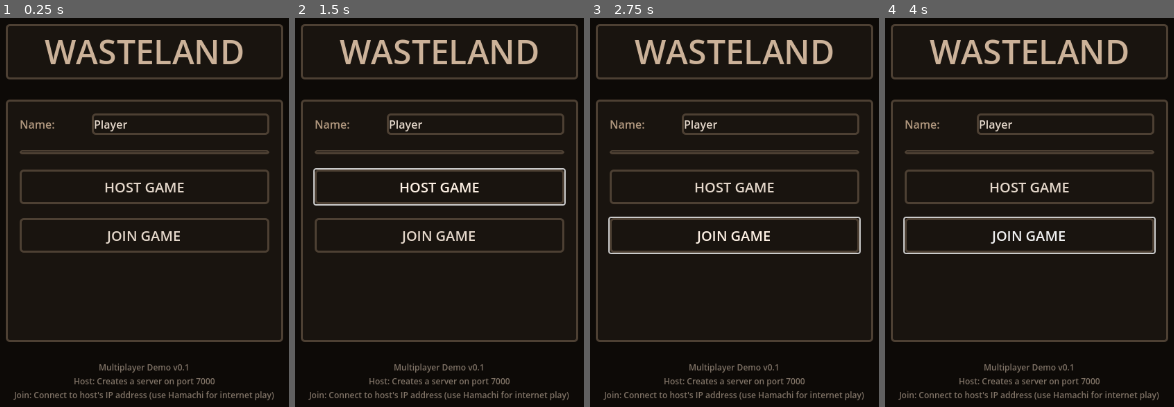
Above: before the commit, frames 1-4 (left to right).
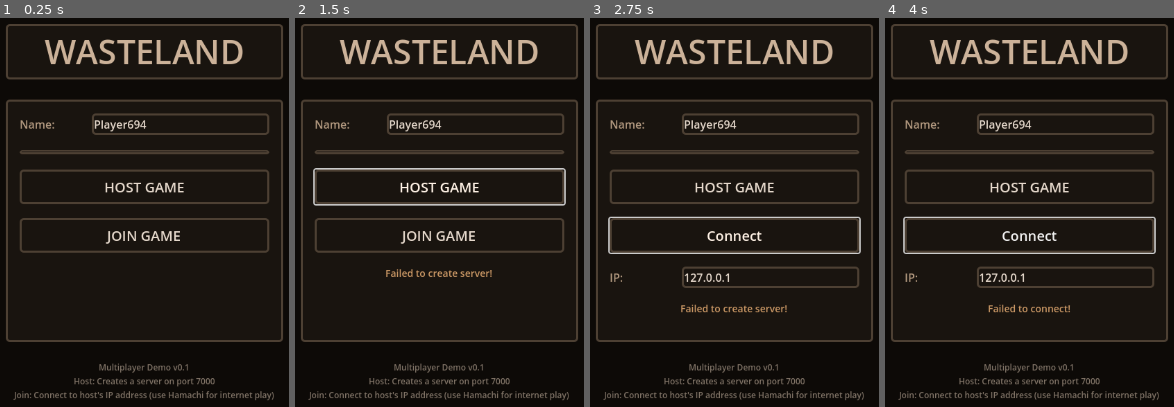
Above: after the commit, the same moments.

Repository: crimes86/godot-combat-game
Game: Godot game, scene res://scenes/ui/MainMenu.tscn
Two runs of this game, one before a commit and one after it. Both use one fixed random seed, a clock stepped at 60 frames per second and the inputs below. Sound files missing from this copy of the repository are replaced by a short silence.
Inputs (mouse positions are in pixels of both pictures, inside the frame that each line leads up to):
- Up to frame 1 (0.25 s): no input
- Up to frame 2 (1.5 s): tap Enter at 0.5 s; move the mouse to (outside the picture) at 0.52 s; hold D (move_right) 0.53-1.25 s; hold F 0.53-1.25 s; click (outside the picture) at 0.67 s; click "HOST GAME" at 1.25 s
- Up to frame 3 (2.75 s): click "JOIN GAME" at 2 s
- Up to frame 4 (4 s): click "JOIN GAME" (after the commit: "Connect") at 2.75 s; drag from (outside the picture) to (989, 294) at 3.52 s

The runs differ from the first frame. In frame 1, less than 0.1% of the frame differs, in the area x 44-51%, y 26-29%; in frame 2, 0.5%; in frame 3, 1.8%, in the area x 6-94%, y 26-76%; in frame 4, 1.7%.
Error before the commit: Invalid assignment of property or key 'text' with value of type 'String' on a base object of type 'null instance'. (res://scripts/ui/MainMenu.gd:13)

Commit message:
Fix MainMenu node path errors
- Corrected node paths to match scene structure (MenuPanel/VBoxContainer)
- Added null checks for safety
- Added process_frame wait to ensure nodes are ready

Diff:
--- a/scripts/enemies/Enemy.gd
+++ b/scripts/enemies/Enemy.gd
@@ -376,7 +376,9 @@
 		level_label.add_theme_color_override("font_color", Color.WHITE)  # Default white
 		level_label.add_theme_color_override("font_outline_color", Color.BLACK)
 		level_label.add_theme_constant_override("outline_size", 2)
-		level_label.position = Vector2(-15, -55)  # Moved higher to be above health bar
+		level_label.horizontal_alignment = HORIZONTAL_ALIGNMENT_CENTER  # Center the text
+		level_label.position = Vector2(-50, -55)  # Centered above health bar (100px wide label)
+		level_label.custom_minimum_size = Vector2(100, 0)  # Set label width for centering
 		level_label.z_index = 500
 		level_label.visible = false  # Start hidden, show when player is within 800px
 		add_child(level_label)
@@ -744,9 +746,9 @@
 
 				# Stack level label above healthbar when both are visible
 				if show_healthbar:
-					level_label.position = Vector2(-15, -70)  # Push up to sit above healthbar
+					level_label.position = Vector2(-50, -62)  # Push up to sit above healthbar with small gap
 				else:
-					level_label.position = Vector2(-15, -55)  # Normal position when alone
+					level_label.position = Vector2(-50, -55)  # Normal position when alone
 
 			# Update healthbar visibility
 			if health_bar:
--- a/scripts/enemies/EnemyAI.gd
+++ b/scripts/enemies/EnemyAI.gd
@@ -62,6 +62,7 @@
 # Patrol state
 var spawn_position: Vector2 = Vector2.ZERO
 var original_spawn_position: Vector2 = Vector2.ZERO  # True spawn point (never changes)
+var spawn_chunk: String = ""  # Chunk where enemy spawned (for chunk-based leashing)
 var patrol_target: Vector2 = Vector2.ZERO
 var is_paused: bool = false
 var pause_timer: float = 0.0
@@ -70,6 +71,8 @@
 var is_in_combat: bool = false  # CRITICAL: Only true after player attacks
 var attack_timer: float = 0.0
 var retreat_direction: Vector2 = Vector2.ZERO
+var leash_cooldown_timer: float = 0.0  # Prevent immediate re-aggro after leashing
+const LEASH_COOLDOWN_DURATION: float = 3.0  # 3 second cooldown after leashing
 
 # REMOVED: Deterred state variables - players can now fight at campfire with healing
 
@@ -134,6 +137,7 @@
 	# Store spawn position for patrol
 	spawn_position = enemy.global_position
 	original_spawn_position = enemy.global_position  # Save the TRUE spawn point
+	spawn_chunk = get_chunk_key(enemy.global_position)  # Save spawn chunk for leashing
 	last_position = enemy.global_position  # Initialize stuck detection
 
 	# Connect to damage signal to detect player attacks
@@ -172,6 +176,7 @@
 	# Update timers
 	state_timer += delta
 	attack_timer = max(0, attack_timer - delta)
+	leash_cooldown_timer = max(0, leash_cooldown_timer - delta)
 	ai_update_timer += delta
 
 	# Cache player reference (look up once, reuse for 1 second)
@@ -361,8 +366,8 @@
 		change_state(State.COMBAT)
 		return
 
-	# Check for player in aggro range (auto-aggro)
-	if player and is_instance_valid(player):
+	# Check for player in aggro range (auto-aggro) - but only if not on leash cooldown
+	if player and is_instance_valid(player) and leash_cooldown_timer <= 0:
 		var distance_to_player = enemy.global_position.distance_to(player.global_position)
 		if distance_to_player <= aggro_range:
 			# AGGRO!
@@ -413,10 +418,10 @@
 		disengage()
 		return
 
-	# Check leashing - if too far from spawn, return home
-	var distance_from_spawn = enemy.global_position.distance_to(spawn_position)
-	if distance_from_spawn > leash_distance:
-		print("🏠 %s: Leashed (%.0fpx from spawn)" % [enemy.name, distance_from_spawn])
+	# Check chunk-based leashing - if player left spawn chunk, disengage
+	var player_chunk = get_chunk_key(player.global_position)
+	if player_chunk != spawn_chunk:
+		print("🏠 %s: Player left spawn chunk (spawn: %s, player: %s) - disengaging" % [enemy.name, spawn_chunk, player_chunk])
 		disengage()
 		return
 
@@ -771,6 +776,7 @@
 	"""Exit combat and return to patrol"""
 	print("🔄 %s: Disengaging, resetting health" % enemy.name)
 	is_in_combat = false
+	leash_cooldown_timer = LEASH_COOLDOWN_DURATION  # Prevent immediate re-aggro
 
 	# Regenerate health to full when resetting
 	if enemy.has_method("get") and enemy.has_method("set"):
@@ -848,6 +854,7 @@
 		return
 
 	is_in_combat = false
+	leash_cooldown_timer = LEASH_COOLDOWN_DURATION  # Prevent immediate re-aggro
 
 	# Regenerate health to full when resetting
 	if enemy.has_method("get") and enemy.has_method("set"):
@@ -1074,3 +1081,13 @@
 		var screen_center = viewport_size / 2
 		var relative_pos = (world_pos - camera_pos) * camera.zoom.x + screen_center
 		debug_label.position = relative_pos - debug_label.size / 2
+
+# ═══════════════════════════════════════════════════════════════════════════
+# CHUNK SYSTEM HELPERS
+# ═══════════════════════════════════════════════════════════════════════════
+
+func get_chunk_key(position: Vector2) -> String:
+	"""Get chunk key for a world position (matches ChunkBasedPropSystem)"""
+	const CHUNK_SIZE = 3000.0
+	var chunk_x = int(floor(position.x / CHUNK_SIZE))
+	return "%d,0" % chunk_x  # Y is always 0 (horizontal chunks only)
--- a/scripts/player/Player.gd
+++ b/scripts/player/Player.gd
@@ -444,8 +444,15 @@
 	if not character_sprite:
 		return
 
+	# Don't interrupt harvest animations
+	if character_sprite.has_method("is_harvest_active") and character_sprite.is_harvest_active():
+		return
+
 	# Don't interrupt attack animations
 	if character_sprite.animation and character_sprite.animation.begins_with("slash_") and character_sprite.is_playing():
+		# Debug output to see if this is working
+		if randf() < 0.05:  # Only print occasionally to avoid spam
+			print("   🛡️ Preserving slash animation: %s" % character_sprite.animation)
 		return
 
 	# Get direction (down/up/left/right from old system)
--- a/scripts/systems/Campfire.gd
+++ b/scripts/systems/Campfire.gd
@@ -16,8 +16,8 @@
 # Fuel system constants
 const MAX_WOOD: int = 50  # Max wood logs for healing buff
 const MAX_BONE_EMBERS: int = 100  # Max bone embers for crit buff
-const WOOD_BURN_RATE: float = 1.0 / 30.0  # 1 log per 30 seconds (50 logs = 25 min)
-const BONE_EMBER_BURN_RATE: float = 1.0 / 45.0  # 1 ember per 45 seconds (100 embers = 75 min)
+const WOOD_BURN_RATE: float = 1.0 / 3000.0  # 1 log per 3000 seconds (~50 min, 50 logs = ~41 hours)
+const BONE_EMBER_BURN_RATE: float = 1.0 / 4500.0  # 1 ember per 4500 seconds (~75 min, 100 embers = ~125 hours)
 var wood_decay_accumulator: float = 0.0
 var bone_ember_decay_accumulator: float = 0.0
 
--- a/scripts/systems/ChunkBasedPropSystem.gd
+++ b/scripts/systems/ChunkBasedPropSystem.gd
@@ -621,7 +621,7 @@
 	# Create container for rock + shadow
 	var rock_container = Node2D.new()
 	rock_container.global_position = pos
-	rock_container.z_index = -1
+	rock_container.z_index = -1  # Below player, above ground
 
 	# Random scale
 	var scale_var = rng.randf_range(scale_min, scale_max)
@@ -636,6 +636,7 @@
 	sprite.scale = Vector2(scale_var, scale_var)
 	sprite.modulate = Color(0.7, 0.7, 0.7, 1.0)
 	sprite.z_index = 0  # Above shadow
+
 	rock_container.add_child(sprite)
 
 	container.add_child(rock_container)
@@ -701,7 +702,7 @@
 	tree_node.position = pos
 	tree_node.collision_layer = 2  # Layer 2 for obstacles
 	tree_node.collision_mask = 0
-	tree_node.z_index = 1  # Above all ground layers (which are negative)
+	tree_node.z_index = 10  # Above all player layers (player max z=9)
 
 	# Determine tree size (small trees rare - only 10%)
 	var size_roll = rng.randf()
@@ -757,7 +758,7 @@
 	sprite.centered = true
 	sprite.scale = Vector2(tree_scale, tree_scale)
 	sprite.flip_h = tree_flipped
-	sprite.z_index = 1  # Above all ground layers
+	sprite.z_index = 10  # Above all player layers (player max z=9)
 
 	# Mix of brown dead trees and white birch healing trees (50/50 split)
 	var is_white_birch = rng.randf() < 0.5
@@ -765,10 +766,10 @@
 
 	if is_white_birch:
 		# White birch tint for magical healing trees
-		sprite.modulate = Color(color_variation * 1.1, color_variation * 1.15, color_variation * 1.2)  # Slight blue-white tint
+		sprite.modulate = Color(color_variation * 1.1, color_variation * 1.15, color_variation * 1.2, 1.0)
 	else:
 		# Brown tint for dead trees
-		sprite.modulate = Color(color_variation, color_variation * 0.7, color_variation * 0.5)
+		sprite.modulate = Color(color_variation, color_variation * 0.7, color_variation * 0.5, 1.0)
 
 	tree_node.add_child(sprite)
 
@@ -853,11 +854,16 @@
 	if not texture:
 		return
 
-	# Create rock node with Area2D for interaction
-	var rock_node = Node2D.new()
+	# Create HarvestableRock for mineable rocks
+	var HarvestableRockClass = preload("res://scripts/environment/HarvestableRock.gd")
+	var rock_node = HarvestableRockClass.new()
 	rock_node.name = "Rock_" + rock_id.replace(":", "_")
 	rock_node.global_position = pos
-	rock_node.z_index = -1
+	rock_node.z_index = -1  # Below player, above ground
+
+	# Set collision layers (layer 2 for obstacles)
+	rock_node.collision_layer = 2
+	rock_node.collision_mask = 0
 
 	# Add shadow under rock (3-layer feathering)
 	add_rock_shadow(rock_node, 1.5, rng)  # Base scale for large rocks
@@ -871,20 +877,23 @@
 	sprite.scale = Vector2(scale_var, scale_var)
 	sprite.modulate = Color(0.7, 0.7, 0.7, 1.0)
 	sprite.z_index = 0  # Above shadow
+
 	rock_node.add_child(sprite)
 
-	# Create interaction area (for future looting)
-	var area = Area2D.new()
-	area.name = "InteractionArea"
-	area.collision_layer = 0
-	area.collision_mask = 0
-	rock_node.add_child(area)
-
-	var collision = CollisionShape2D.new()
+	# Add collision shape for the rock body
+	var collision_shape = CollisionShape2D.new()
 	var shape = CircleShape2D.new()
-	shape.radius = 40.0
-	collision.shape = shape
-	area.add_child(collision)
+	shape.radius = 30.0 * scale_var  # Scale collision with rock size
+	collision_shape.shape = shape
+	rock_node.add_child(collision_shape)
+
+	# Set ore amount based on rock size
+	if scale_var < 1.4:
+		rock_node.ore_amount = 1  # Small rocks
+	elif scale_var < 1.7:
+		rock_node.ore_amount = 2  # Medium rocks
+	else:
+		rock_node.ore_amount = 3  # Large rocks
 
 	# Store rock ID for harvest tracking
 	rock_node.set_meta("rock_id", rock_id)
--- a/scripts/ui/MainMenu.gd
+++ b/scripts/ui/MainMenu.gd
@@ -1,14 +1,25 @@
 extends Control
 # Main menu for multiplayer demo
 
-@onready var name_input = $VBoxContainer/NameContainer/NameInput
-@onready var host_button = $VBoxContainer/HostButton
-@onready var join_button = $VBoxContainer/JoinButton
-@onready var ip_input = $VBoxContainer/JoinContainer/IPInput
-@onready var join_container = $VBoxContainer/JoinContainer
-@onready var status_label = $VBoxContainer/StatusLabel
+@onready var name_input = $MenuPanel/VBoxContainer/NameContainer/NameInput
+@onready var host_button = $MenuPanel/VBoxContainer/HostButton
+@onready var join_button = $MenuPanel/VBoxContainer/JoinButton
+@onready var ip_input = $MenuPanel/VBoxContainer/JoinContainer/IPInput
+@onready var join_container = $MenuPanel/VBoxContainer/JoinContainer
+@onready var status_label = $MenuPanel/VBoxContainer/StatusLabel
 
 func _ready():
+	# Wait for nodes to be ready
+	await get_tree().process_frame
+
+	# Check if nodes exist
+	if not name_input:
+		push_error("name_input not found! Check node path: MenuPanel/VBoxContainer/NameContainer/NameInput")
+		return
+	if not ip_input:
+		push_error("ip_input not found! Check node path: MenuPanel/VBoxContainer/JoinContainer/IPInput")
+		return
+
 	# Set default values
 	name_input.text = "Player" + str(randi() % 1000)
 	ip_input.text = "127.0.0.1"
@@ -16,8 +27,10 @@
 	status_label.text = ""
 
 	# Connect buttons
-	host_button.pressed.connect(_on_host_pressed)
-	join_button.pressed.connect(_on_join_pressed)
+	if host_button:
+		host_button.pressed.connect(_on_host_pressed)
+	if join_button:
+		join_button.pressed.connect(_on_join_pressed)
 
 	# Connect to NetworkManager signals
 	NetworkManager.connected_to_server.connect(_on_connected)
